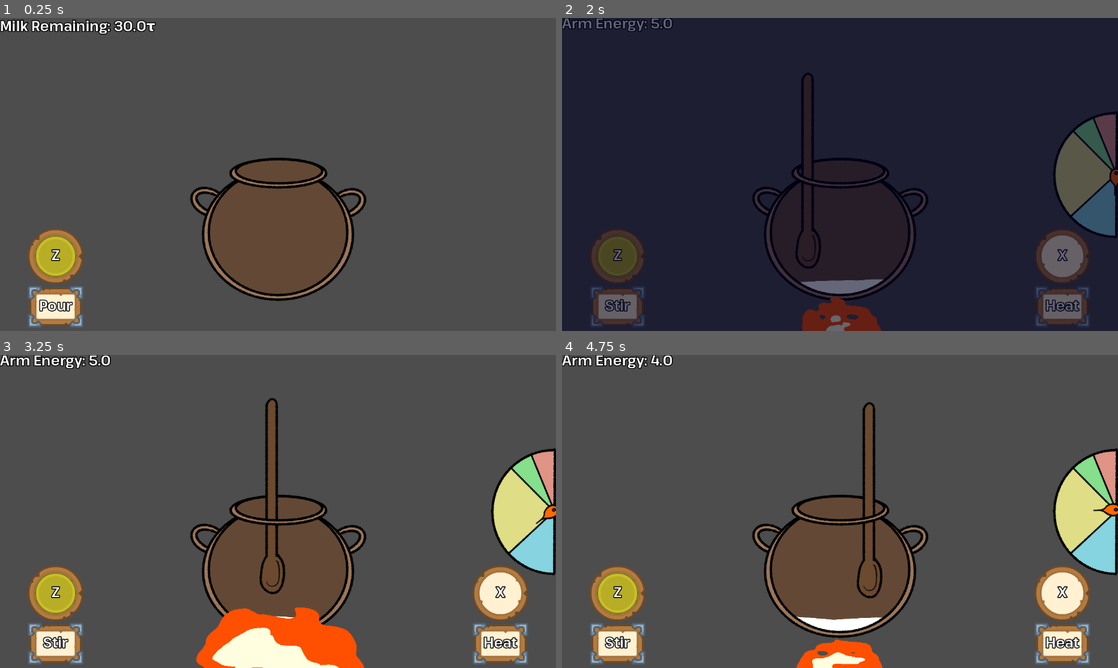
Above: before the commit, frames 1-4 (two rows, left to right).
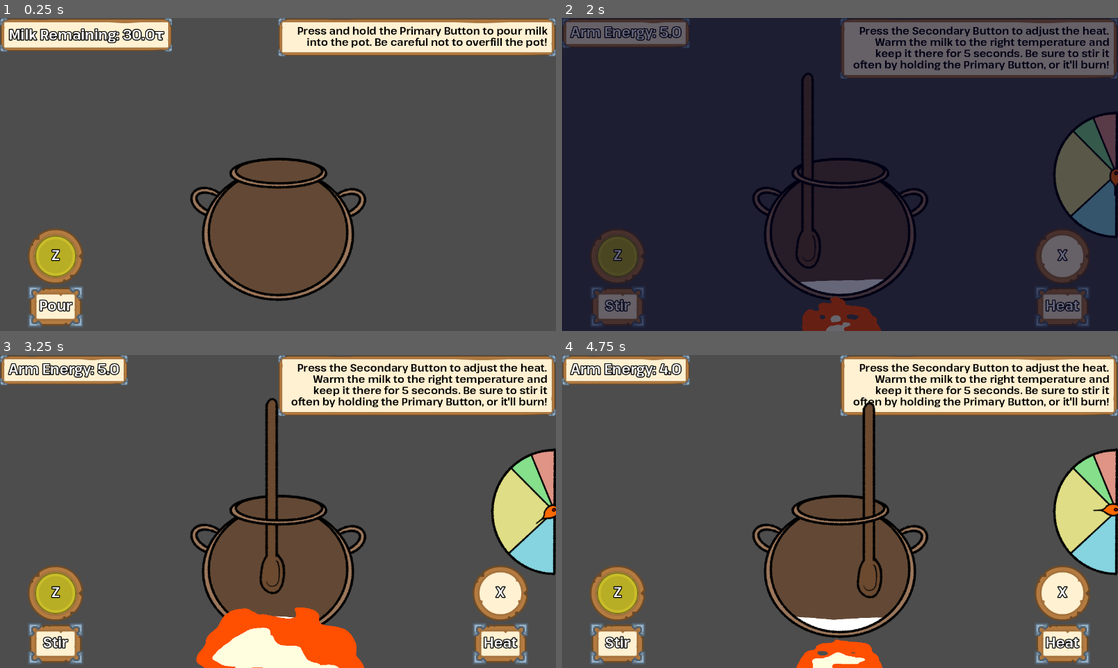
Above: after the commit, the same moments.

Repository: HauntedBees/olympus-mountain-creamery
Game: Godot game, scene res://game_scenes/01_make_yog/make_yog.tscn
The game is run twice, just before and just after one commit, with the same random seed, the same clock (stepped at 60 frames per second) and the same inputs.
Inputs (mouse positions are in pixels of both pictures, inside the frame that each line leads up to):
- Up to frame 1 (0.25 s): no input
- Up to frame 2 (2 s): tap Enter at 0.5 s; move the mouse to (962, 158) at 0.52 s; hold Z (button_one) 0.53-1.28 s; click (962, 158) at 0.67 s; move the mouse to (728, 190) at 1.27 s; tap Z (button_one) at 1.35 s; click (728, 190) at 1.42 s
- Up to frame 3 (3.25 s): move the mouse to (333, 442) at 2.02 s; hold X (button_two) 2.03-2.78 s; click (333, 442) at 2.17 s; tap Z (button_one) at 2.3, 2.85 s; move the mouse to (250, 574) at 2.77 s; click (250, 574) at 2.92 s
- Up to frame 4 (4.75 s): move the mouse to (1006, 558) at 3.52 s; hold Z (button_one) 3.53-4.28 s; click (1006, 558) at 3.67 s; move the mouse to (673, 464) at 4.27 s; tap X (button_two) at 4.35 s; click (673, 464) at 4.42 s; tap Z (button_one) at 4.55 s

The runs differ from the first frame. In frame 1, 8.8% of the frame differs, in the area x 0-100%, y 0-13%; in frame 2, 10%; in frame 3, 11%, in the area x 0-100%, y 0-20%; in frame 4, 11%.

Commit message:
details and such

Diff:
--- a/assets/theem.tres
+++ b/assets/theem.tres
@@ -1,6 +1,6 @@
 [gd_resource type="Theme" load_steps=5 format=3 uid="uid://carntceclimm5"]
 
-[ext_resource type="FontFile" uid="uid://dhcii6gssucck" path="res://assets/KamilloGrotesk-SemiBold.ttf" id="1_81221"]
+[ext_resource type="FontFile" uid="uid://dhcii6gssucck" path="res://assets/other/KamilloGrotesk-SemiBold.ttf" id="1_81221"]
 [ext_resource type="Texture2D" uid="uid://ckplhoa70p81t" path="res://assets/kenney/panel_brown_corners_b.png" id="2_uirx6"]
 
 [sub_resource type="StyleBoxTexture" id="StyleBoxTexture_6okd0"]
--- /dev/null
+++ b/game_scenes/00_title/title_scene.gd
@@ -0,0 +1,21 @@
+class_name TitleScreen extends GameScene
+
+enum State { Main, Intro, Options }
+
+var _timer := 0.5
+var _step := State.Main
+
+@onready var _main_menu: VBoxContainer = %MainMenu
+@onready var _intro_menu: HBoxContainer = %IntroMenu
+
+func _process(delta: float) -> void:
+	_timer -= delta
+	if _timer > 0.0:
+		return
+	if Input.is_action_just_pressed("button_one"):
+		if _step == State.Main:
+			_step = State.Intro
+			_main_menu.visible = false
+			_intro_menu.visible = true
+		elif _step == State.Intro:
+			_change_scene("res://game_scenes/01_make_yog/make_yog.tscn")
--- /dev/null
+++ b/game_scenes/00_title/title_scene.tscn
@@ -0,0 +1,149 @@
+[gd_scene load_steps=7 format=3 uid="uid://c1uydfl0h6rfm"]
+
+[ext_resource type="Texture2D" uid="uid://d34vlsj2sn2d3" path="res://assets/other/Olympus_National_Park_30.jpg" id="1_sxqel"]
+[ext_resource type="Script" path="res://game_scenes/00_title/title_scene.gd" id="1_uinmu"]
+[ext_resource type="Texture2D" uid="uid://bw74igvww7duo" path="res://assets/logo.png" id="2_gde2o"]
+[ext_resource type="PackedScene" uid="uid://bnurmvdujjqn1" path="res://game_scenes/02_outside/action_prompt.tscn" id="3_i3b8b"]
+
+[sub_resource type="Gradient" id="Gradient_027s6"]
+colors = PackedColorArray(0, 1, 0.72549, 0.501961, 0.780392, 1, 1, 0.337255)
+
+[sub_resource type="GradientTexture2D" id="GradientTexture2D_0wvtq"]
+gradient = SubResource("Gradient_027s6")
+fill_from = Vector2(1, 1)
+fill_to = Vector2(0, 0)
+
+[node name="TitleScene" type="Control"]
+layout_mode = 3
+anchors_preset = 15
+anchor_right = 1.0
+anchor_bottom = 1.0
+grow_horizontal = 2
+grow_vertical = 2
+script = ExtResource("1_uinmu")
+
+[node name="TextureRect" type="TextureRect" parent="."]
+layout_mode = 1
+anchors_preset = 15
+anchor_right = 1.0
+anchor_bottom = 1.0
+grow_horizontal = 2
+grow_vertical = 2
+texture = ExtResource("1_sxqel")
+expand_mode = 5
+stretch_mode = 4
+
+[node name="TextureRect2" type="TextureRect" parent="."]
+layout_mode = 1
+anchors_preset = 15
+anchor_right = 1.0
+anchor_bottom = 1.0
+grow_horizontal = 2
+grow_vertical = 2
+texture = SubResource("GradientTexture2D_0wvtq")
+
+[node name="MainMenu" type="VBoxContainer" parent="."]
+unique_name_in_owner = true
+layout_mode = 1
+anchors_preset = 8
+anchor_left = 0.5
+anchor_top = 0.5
+anchor_right = 0.5
+anchor_bottom = 0.5
+offset_left = -443.0
+offset_top = -311.0
+offset_right = 443.0
+offset_bottom = 311.0
+grow_horizontal = 2
+grow_vertical = 2
+theme_override_constants/separation = 32
+
+[node name="Logo" type="TextureRect" parent="MainMenu"]
+layout_mode = 2
+texture = ExtResource("2_gde2o")
+stretch_mode = 3
+
+[node name="CenterContainer" type="CenterContainer" parent="MainMenu"]
+layout_mode = 2
+
+[node name="ActionPrompt" parent="MainMenu/CenterContainer" instance=ExtResource("3_i3b8b")]
+layout_mode = 2
+text = "New Game"
+state = 0
+
+[node name="CenterContainer2" type="CenterContainer" parent="MainMenu"]
+layout_mode = 2
+
+[node name="ActionPrompt2" parent="MainMenu/CenterContainer2" instance=ExtResource("3_i3b8b")]
+layout_mode = 2
+text = "Options"
+state = 1
+
+[node name="IntroMenu" type="HBoxContainer" parent="."]
+unique_name_in_owner = true
+visible = false
+layout_mode = 1
+anchors_preset = 15
+anchor_right = 1.0
+anchor_bottom = 1.0
+grow_horizontal = 2
+grow_vertical = 2
+
+[node name="MarginContainer2" type="MarginContainer" parent="IntroMenu"]
+layout_mode = 2
+size_flags_horizontal = 3
+
+[node name="MarginContainer" type="MarginContainer" parent="IntroMenu"]
+layout_mode = 2
+size_flags_horizontal = 3
+size_flags_stretch_ratio = 2.0
+theme_override_constants/margin_left = 16
+theme_override_constants/margin_top = 16
+theme_override_constants/margin_right = 16
+theme_override_constants/margin_bottom = 16
+
+[node name="PanelContainer" type="PanelContainer" parent="IntroMenu/MarginContainer"]
+layout_mode = 2
+size_flags_horizontal = 3
+
+[node name="VBoxContainer" type="VBoxContainer" parent="IntroMenu/MarginContainer/PanelContainer"]
+layout_mode = 2
+theme_override_constants/separation = 48
+
+[node name="MarginContainer" type="MarginContainer" parent="IntroMenu/MarginContainer/PanelContainer/VBoxContainer"]
+layout_mode = 2
+theme_override_constants/margin_left = 16
+theme_override_constants/margin_top = 16
+theme_override_constants/margin_right = 16
+theme_override_constants/margin_bottom = 16
+
+[node name="Label" type="Label" parent="IntroMenu/MarginContainer/PanelContainer/VBoxContainer/MarginContainer"]
+custom_minimum_size = Vector2(320, 0)
+layout_mode = 2
+size_flags_vertical = 1
+text = "    You have been given a mighty task... make yogurt for the Gods of Mount Olympus! They hunger for the fermented dairy, and only one person has the skill and bravery to make and offer them these milky treats.
+
+    Do you have what it takes to yog your way to the top? Or will you flounder under the weight of the Gods?"
+autowrap_mode = 3
+
+[node name="CenterContainer" type="CenterContainer" parent="IntroMenu/MarginContainer/PanelContainer/VBoxContainer"]
+layout_mode = 2
+
+[node name="ActionPrompt" parent="IntroMenu/MarginContainer/PanelContainer/VBoxContainer/CenterContainer" instance=ExtResource("3_i3b8b")]
+layout_mode = 2
+text = "Begin the Journey"
+state = 0
+
+[node name="MarginContainer3" type="MarginContainer" parent="IntroMenu"]
+layout_mode = 2
+size_flags_horizontal = 3
+
+[node name="Transition" type="ColorRect" parent="."]
+unique_name_in_owner = true
+layout_mode = 1
+anchors_preset = 15
+anchor_right = 1.0
+anchor_bottom = 1.0
+grow_horizontal = 2
+grow_vertical = 2
+color = Color(0, 0, 0.12549, 0)
--- a/game_scenes/01_make_yog/make_yog.gd
+++ b/game_scenes/01_make_yog/make_yog.gd
@@ -2,6 +2,7 @@
 
 @onready var boil_pot: BoilPot = %BoilPot
 @onready var info_label: Label = %InfoLabel
+@onready var detail_label: Label = %DetailLabel
 @onready var fire: ColorRect = %Fire
 @onready var temp_meter: TempMeter = %TempMeter
 @onready var ice_container: IceBath = %IceContainer
--- a/game_scenes/01_make_yog/make_yog.tscn
+++ b/game_scenes/01_make_yog/make_yog.tscn
@@ -7,6 +7,10 @@
 [ext_resource type="PackedScene" uid="uid://4f3hwjrkf0my" path="res://game_scenes/03_shop/vert_prompt.tscn" id="6_2mk1b"]
 [ext_resource type="Script" path="res://game_scenes/01_make_yog/ice_bath.gd" id="6_ojxcj"]
 [ext_resource type="PackedScene" uid="uid://dne47q8u5if22" path="res://game_scenes/shared_nodes/item_display.tscn" id="7_emncc"]
+
+[sub_resource type="LabelSettings" id="LabelSettings_vcmax"]
+font_size = 24
+font_color = Color(0, 0, 0, 1)
 
 [sub_resource type="ShaderMaterial" id="ShaderMaterial_lkslk"]
 shader = ExtResource("4_1emc4")
@@ -29,12 +33,33 @@
 grow_vertical = 2
 script = ExtResource("1_e2rrb")
 
-[node name="InfoLabel" type="Label" parent="."]
-unique_name_in_owner = true
+[node name="PanelContainer" type="PanelContainer" parent="."]
 layout_mode = 0
 offset_right = 40.0
-offset_bottom = 23.0
+offset_bottom = 40.0
+
+[node name="InfoLabel" type="Label" parent="PanelContainer"]
+unique_name_in_owner = true
+layout_mode = 2
 text = "Milk Remaining: 10.0τ"
+
+[node name="PanelContainer2" type="PanelContainer" parent="."]
+layout_mode = 1
+anchors_preset = 1
+anchor_left = 1.0
+anchor_right = 1.0
+offset_left = -640.0
+offset_bottom = 63.0
+grow_horizontal = 0
+
+[node name="DetailLabel" type="Label" parent="PanelContainer2"]
+unique_name_in_owner = true
+custom_minimum_size = Vector2(360, 0)
+layout_mode = 2
+text = "Placeholder"
+label_settings = SubResource("LabelSettings_vcmax")
+horizontal_alignment = 2
+autowrap_mode = 3
 
 [node name="PotContainer" type="MarginContainer" parent="."]
 layout_mode = 1
@@ -53,7 +78,6 @@
 [node name="BoilPot" parent="PotContainer" instance=ExtResource("4_us5hp")]
 unique_name_in_owner = true
 layout_mode = 2
-overflowing = null
 
 [node name="FireContainer" type="MarginContainer" parent="."]
 layout_mode = 1
--- a/game_scenes/01_make_yog/states/cool_milk.gd
+++ b/game_scenes/01_make_yog/states/cool_milk.gd
@@ -6,16 +6,17 @@
 	set(value):
 		_make_yog.temp_meter.temperature = value
 
-var _ice_added := 1.0
+var _ice_added := 1.1
 
 func initialize() -> void:
+	_make_yog.info_label.text = "Ice Time :)"
+	_make_yog.detail_label.text = "Cool the milk down so the bacteria won't get killed by the heat. Press the Primary Button to add more ice. Press the Secondary Button at the right time to take it off the ice and move on."
 	_make_yog.temp_meter.visible = true
 	_make_yog.temp_meter.cold = true
 	_make_yog.ice_container.visible = true
 	_make_yog.ice_container.ice_amount = 50
 	_make_yog.left_btn.text = "Ice"
 	_make_yog.right_btn.text = "Next"
-	_make_yog.info_label.text = ""
 
 func clean() -> void:
 	_make_yog.temp_meter.visible = false
@@ -32,4 +33,4 @@
 	if Input.is_action_just_pressed("button_one"):
 		_ice_added += 0.1
 		_make_yog.ice_container.ice_amount += randi_range(10, 30)
-	_temperature -= delta * log(_ice_added)
+	_temperature -= delta * log(_ice_added) * (Player.data.milk_pot_capacity / _pot.amount)
--- a/game_scenes/01_make_yog/states/fill_jars.gd
+++ b/game_scenes/01_make_yog/states/fill_jars.gd
@@ -17,6 +17,7 @@
 var _input_cooldown := 0.0 # switching to pour from flavor was glitchy so this is the easiest possible fix
 
 func initialize() -> void:
+	_make_yog.detail_label.text = "Add ingredients with the Secondary Button if you have any, then press and hold the Primary Button to pour the heated milk mixture into each jar until you run out of milk or jars."
 	_make_yog.boil_pot.visible = false
 	_root = _make_yog.yog_jars
 	_root.visible = true
@@ -136,7 +137,7 @@
 
 ## Fills up faster at start and end than middle.
 func _fill_formula(current_amount: float) -> float:
-	return 1.0 + pow(2.0 * (0.25 + current_amount) - 1.0, 2.0) * 3.0
+	return 1.0 + 0.5 * current_amount
 
 func _update_milk_label() -> void:
 	_make_yog.info_label.text = "Mixture Remaining: %.1fτ" % _pot.amount
--- a/game_scenes/01_make_yog/states/heat_milk.gd
+++ b/game_scenes/01_make_yog/states/heat_milk.gd
@@ -22,6 +22,7 @@
 		_make_yog.temp_meter.temperature = value
 
 func initialize() -> void:
+	_make_yog.detail_label.text = "Press the Secondary Button to adjust the heat. Warm the milk to the right temperature and keep it there for 5 seconds. Be sure to stir it often by holding the Primary Button, or it'll burn!"
 	_make_yog.fire.visible = true
 	_make_yog.temp_meter.visible = true
 	_spoon = _make_yog.boil_pot.spoon_path
--- a/game_scenes/01_make_yog/states/pour_milk.gd
+++ b/game_scenes/01_make_yog/states/pour_milk.gd
@@ -6,6 +6,7 @@
 
 func initialize() -> void:
 	_update_milk_label()
+	_make_yog.detail_label.text = "Press and hold the Primary Button to pour milk into the pot. Be careful not to overfill the pot!"
 	_make_yog.left_btn.text = "Pour"
 	_make_yog.right_btn.text = "Next"
 	_make_yog.right_btn.toggle_visibility(Player.options.multiple_milk_pours)
--- /dev/null
+++ b/game_scenes/05_endings/end_scene.gd
@@ -0,0 +1,10 @@
+class_name EndScene extends GameScene
+
+var _timer := 3.0
+
+func _process(delta: float) -> void:
+	_timer -= delta
+	if _timer > 0.0:
+		return
+	if Input.is_action_just_pressed("button_one"):
+		_change_scene("")
--- /dev/null
+++ b/game_scenes/05_endings/lose_scene.tscn
@@ -0,0 +1,76 @@
+[gd_scene load_steps=4 format=3 uid="uid://hqauvkakebyc"]
+
+[ext_resource type="PackedScene" uid="uid://bnurmvdujjqn1" path="res://game_scenes/02_outside/action_prompt.tscn" id="1_460lg"]
+[ext_resource type="Script" path="res://game_scenes/05_endings/end_scene.gd" id="1_hq52o"]
+
+[sub_resource type="LabelSettings" id="LabelSettings_p7dsc"]
+font_size = 64
+outline_size = 16
+outline_color = Color(0, 0, 0, 1)
+
+[node name="LoseScene" type="Control"]
+layout_mode = 3
+anchors_preset = 15
+anchor_right = 1.0
+anchor_bottom = 1.0
+grow_horizontal = 2
+grow_vertical = 2
+script = ExtResource("1_hq52o")
+
+[node name="VBoxContainer" type="VBoxContainer" parent="."]
+layout_mode = 1
+anchors_preset = 8
+anchor_left = 0.5
+anchor_top = 0.5
+anchor_right = 0.5
+anchor_bottom = 0.5
+offset_left = -479.0
+offset_top = -80.0
+offset_right = 479.0
+offset_bottom = 80.0
+grow_horizontal = 2
+grow_vertical = 2
+theme_override_constants/separation = 16
+
+[node name="Label2" type="Label" parent="VBoxContainer"]
+layout_mode = 2
+text = "Game Over"
+label_settings = SubResource("LabelSettings_p7dsc")
+horizontal_alignment = 1
+
+[node name="Label" type="Label" parent="VBoxContainer"]
+layout_mode = 2
+text = "The Gods have high standards for their yogurt.
+Perhaps you should stick to making dairy for humans until
+you've gained mastery of the craft."
+horizontal_alignment = 1
+
+[node name="MarginContainer" type="MarginContainer" parent="."]
+layout_mode = 1
+anchors_preset = 12
+anchor_top = 1.0
+anchor_right = 1.0
+anchor_bottom = 1.0
+offset_top = -236.0
+grow_horizontal = 2
+grow_vertical = 0
+theme_override_constants/margin_left = 64
+theme_override_constants/margin_right = 64
+theme_override_constants/margin_bottom = 8
+
+[node name="CenterContainer" type="CenterContainer" parent="MarginContainer"]
+layout_mode = 2
+
+[node name="ActionPrompt" parent="MarginContainer/CenterContainer" instance=ExtResource("1_460lg")]
+layout_mode = 2
+text = "Return to Title"
+
+[node name="Transition" type="ColorRect" parent="."]
+unique_name_in_owner = true
+layout_mode = 1
+anchors_preset = 15
+anchor_right = 1.0
+anchor_bottom = 1.0
+grow_horizontal = 2
+grow_vertical = 2
+color = Color(0, 0, 0.12549, 0)
--- /dev/null
+++ b/game_scenes/05_endings/win_scene.tscn
@@ -0,0 +1,76 @@
+[gd_scene load_steps=4 format=3 uid="uid://bwt217j4vm8gx"]
+
+[ext_resource type="Script" path="res://game_scenes/05_endings/end_scene.gd" id="1_pyk1t"]
+[ext_resource type="PackedScene" uid="uid://bnurmvdujjqn1" path="res://game_scenes/02_outside/action_prompt.tscn" id="2_kfhtg"]
+
+[sub_resource type="LabelSettings" id="LabelSettings_p7dsc"]
+font_size = 64
+outline_size = 16
+outline_color = Color(0, 0, 0, 1)
+
+[node name="WinScene" type="Control"]
+layout_mode = 3
+anchors_preset = 15
+anchor_right = 1.0
+anchor_bottom = 1.0
+grow_horizontal = 2
+grow_vertical = 2
+script = ExtResource("1_pyk1t")
+
+[node name="VBoxContainer" type="VBoxContainer" parent="."]
+layout_mode = 1
+anchors_preset = 8
+anchor_left = 0.5
+anchor_top = 0.5
+anchor_right = 0.5
+anchor_bottom = 0.5
+offset_left = -479.0
+offset_top = -80.0
+offset_right = 479.0
+offset_bottom = 80.0
+grow_horizontal = 2
+grow_vertical = 2
+theme_override_constants/separation = 16
+
+[node name="Label2" type="Label" parent="VBoxContainer"]
+layout_mode = 2
+text = "A Winner Is You!"
+label_settings = SubResource("LabelSettings_p7dsc")
+horizontal_alignment = 1
+
+[node name="Label" type="Label" parent="VBoxContainer"]
+layout_mode = 2
+text = "You have pleased the Gods with your delicious yogurts. Their
+blessings will give you much good fortune in the years to come.
+We're all dairy proud of you."
+horizontal_alignment = 1
+
+[node name="MarginContainer" type="MarginContainer" parent="."]
+layout_mode = 1
+anchors_preset = 12
+anchor_top = 1.0
+anchor_right = 1.0
+anchor_bottom = 1.0
+offset_top = -236.0
+grow_horizontal = 2
+grow_vertical = 0
+theme_override_constants/margin_left = 64
+theme_override_constants/margin_right = 64
+theme_override_constants/margin_bottom = 8
+
+[node name="CenterContainer" type="CenterContainer" parent="MarginContainer"]
+layout_mode = 2
+
+[node name="ActionPrompt" parent="MarginContainer/CenterContainer" instance=ExtResource("2_kfhtg")]
+layout_mode = 2
+text = "Return to Title"
+
+[node name="Transition" type="ColorRect" parent="."]
+unique_name_in_owner = true
+layout_mode = 1
+anchors_preset = 15
+anchor_right = 1.0
+anchor_bottom = 1.0
+grow_horizontal = 2
+grow_vertical = 2
+color = Color(0, 0, 0.12549, 0)
Binary file added: assets/logo.png
Not shown, added: assets/logo.png.import
Renamed: assets/KamilloGrotesk-SemiBold.ttf -> assets/other/KamilloGrotesk-SemiBold.ttf
Not shown, changed: assets/other/KamilloGrotesk-SemiBold.ttf.import
Binary file added: assets/other/Olympus_National_Park_30.jpg
Not shown, added: assets/other/Olympus_National_Park_30.jpg.import
Not shown: 1 places in game_scenes/01_make_yog/boil_pot.tscn that only renumber resources
Not shown: 1 places in game_scenes/01_make_yog/make_yog.tscn that only renumber resources
Not shown, removed: assets/.boil_pot.kra-autosave.kra
Not shown, removed: assets/.milkflow.png-autosave.kra
Not shown, changed: assets/boil_pot.kra
Not shown, added: assets/logo.kra
